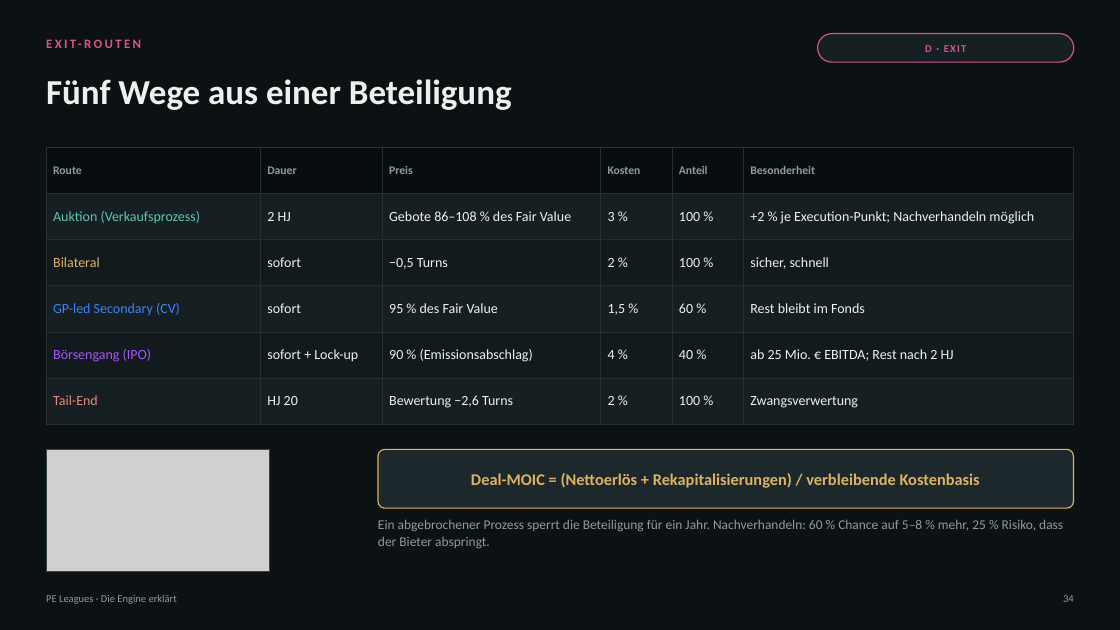
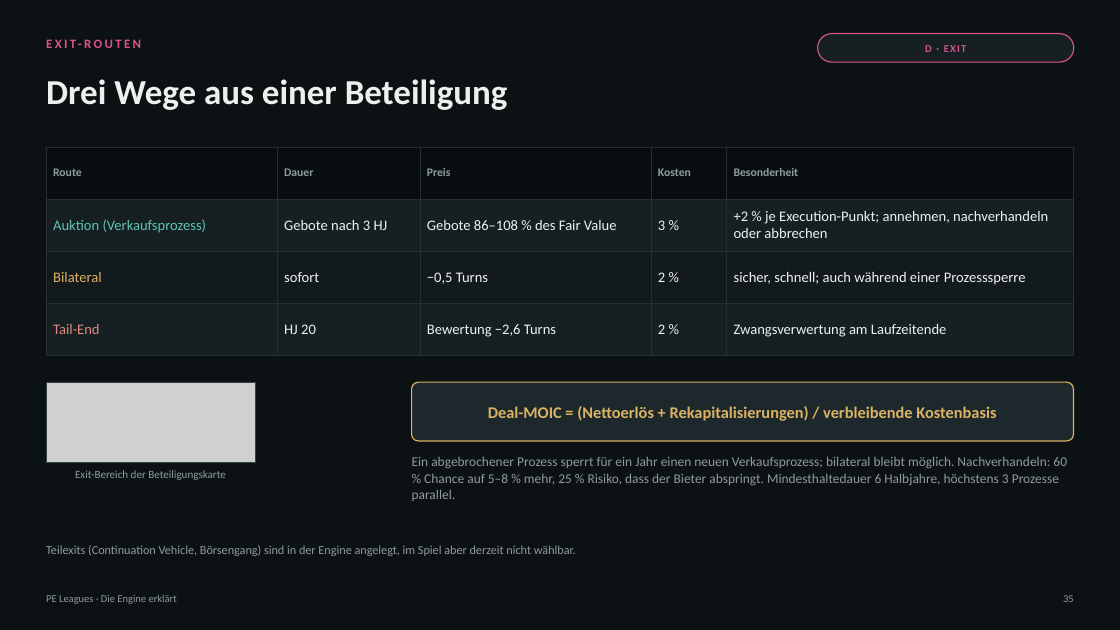
Before and after one commit to thematicum-dev/pe-leagues, a slide deck: slide 35 of docs/lehrmaterial/PE-Leagues_Engine-erklaert.pptx (slide 34 before the commit). Drawn at 1120x630 pixels with LibreOffice and Linux fonts; fonts in the diff are those of the drawing; grey boxes stand for pictures. Boxes give left, top, right and bottom in pixels: in the first picture for what was removed or moved away, otherwise in the second. Text is boxed around its words. In the diff, an @@ line names an element or a change of style, - is before the commit and + after.

```diff
--- a/docs/lehrmaterial/PE-Leagues_Engine-erklaert.pptx
+++ b/docs/lehrmaterial/PE-Leagues_Engine-erklaert.pptx
@@ text at (x1=46, y1=79, x2=508, y2=110): text changed @@
-Fünf Wege aus einer Beteiligung
+Drei Wege aus einer Beteiligung
@@ table at (x1=46, y1=147, x2=1074, y2=341) @@
-Route | Dauer | Preis | Kosten | Anteil | Besonderheit
-Auktion (Verkaufsprozess) | 2 HJ | Gebote 86–108 % des Fair Value | 3 % | 100 % | +2 % je Execution-Punkt; Nachverhandeln möglich
-Bilateral | sofort | −0,5 Turns | 2 % | 100 % | sicher, schnell
-GP-led Secondary (CV) | sofort | 95 % des Fair Value | 1,5 % | 60 % | Rest bleibt im Fonds
-Börsengang (IPO) | sofort + Lock-up | 90 % (Emissionsabschlag) | 4 % | 40 % | ab 25 Mio. € EBITDA; Rest nach 2 HJ
-Tail-End | HJ 20 | Bewertung −2,6 Turns | 2 % | 100 % | Zwangsverwertung
+Route | Dauer | Preis | Kosten | Besonderheit
+Auktion (Verkaufsprozess) | Gebote nach 3 HJ | Gebote 86–108 % des Fair Value | 3 % | +2 % je Execution-Punkt; annehmen, nachverhandeln oder abbrechen
+Bilateral | sofort | −0,5 Turns | 2 % | sicher, schnell; auch während einer Prozesssperre
+Tail-End | HJ 20 | Bewertung −2,6 Turns | 2 % | Zwangsverwertung am Laufzeitende
@@ rectangle resized from (x1=46, y1=450, x2=270, y2=571) to (x1=46, y1=382, x2=255, y2=462) @@
@@ picture added at (x1=46, y1=382, x2=255, y2=462) @@
@@ rounded rectangle resized from (x1=378, y1=450, x2=1074, y2=508) to (x1=412, y1=382, x2=1074, y2=441) @@
@@ text "Deal-MOIC = (Nettoerlös + Rekapitalisierungen) ..." moved from (x1=471, y1=473, x2=980, y2=488) to (x1=488, y1=406, x2=996, y2=421) @@
@@ picture removed at (x1=46, y1=450, x2=270, y2=571) @@
@@ text added at (x1=75, y1=470, x2=226, y2=480), 9.5 pt, text #8E9C9B @@
+Exit-Bereich der Beteiligungskarte
@@ text at (x1=412, y1=456, x2=1067, y2=501): text changed @@
-Ein abgebrochener Prozess sperrt die Beteiligung für ein Jahr. Nachverhandeln: 60 % Chance auf 5–8 % mehr, 25 % Risiko, dass der Bieter abspringt.
+Ein abgebrochener Prozess sperrt für ein Jahr einen neuen Verkaufsprozess; bilateral bleibt möglich. Nachverhandeln: 60 % Chance auf 5–8 % mehr, 25 % Risiko, dass der Bieter abspringt. Mindesthaltedauer 6 Halbjahre, höchstens 3 Prozesse parallel.
@@ text added at (x1=46, y1=545, x2=576, y2=556), 10.5 pt, text #8E9C9B @@
+Teilexits (Continuation Vehicle, Börsengang) sind in der Engine angelegt, im Spiel aber derzeit nicht wählbar.
@@ text at (x1=1063, y1=595, x2=1074, y2=602): text changed @@
-34
+35
```
Also in this commit, not shown: 34 other slides changed, 2 slides added, 1 slide removed, 2 other files.
